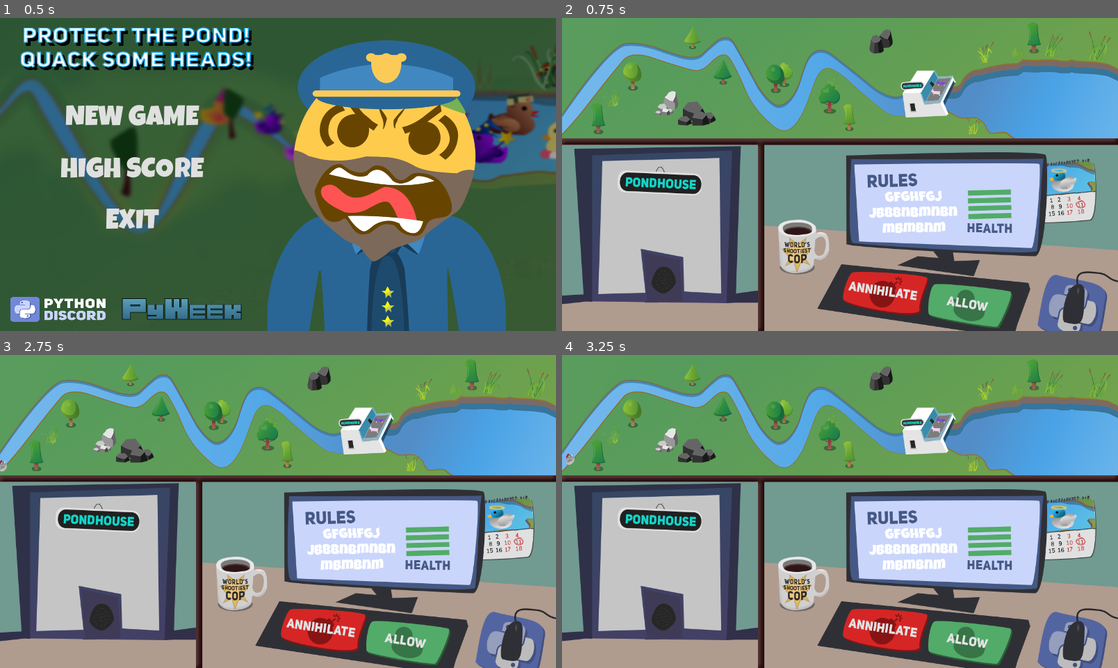
Above: before the commit, frames 1-4 (two rows, left to right).
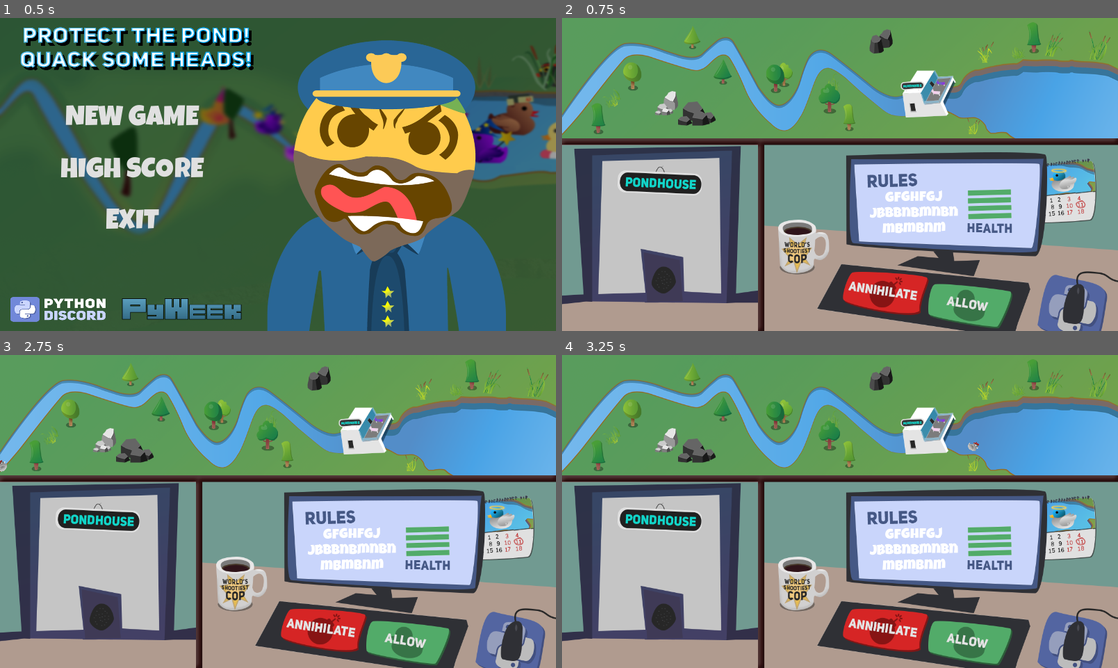
Above: after the commit, the same moments.

Repository: python-discord/protect-the-pond
Game: Godot game, scene res://Protect_The_Pond.tscn
Two runs of this game, one before a commit and one after it. Both use one fixed random seed, a clock stepped at 60 frames per second and the inputs below.
Inputs (mouse positions are in pixels of both pictures, inside the frame that each line leads up to):
- Up to frame 1 (0.5 s): no input
- Up to frame 2 (0.75 s): click "NEW GAME" at 0.5 s
- Up to frame 3 (2.75 s): click (405, 642) at 1.25 s; click (328, 630) at 2 s
- Up to frame 4 (3.25 s): click (967, 642) at 2.75 s

Frame 1 is identical in both runs. In frame 2, 0.1% of the frame differs, in the area x 55-72%, y 55-66%; in frame 3, 0.1%; in frame 4, 0.2%, in the area x 0-75%, y 27-66%.

Commit message:
Allow functional

Diff:
--- a/GameCanvas.gd
+++ b/GameCanvas.gd
@@ -1,16 +1,14 @@
 extends CanvasLayer
-
-
-# Declare member variables here. Examples:
-# var a = 2
-# var b = "text"
 
 
 # Called when the node enters the scene tree for the first time.
 func _ready():
-	pass # Replace with function body.
+	$Menu.hide()
+	$Exit.hide()
 
 
-# Called every frame. 'delta' is the elapsed time since the previous frame.
-#func _process(delta):
-#	pass
+func _on_Allow_pressed():
+	if $River.get_child_count():
+		var ducky = $River.get_child(0)
+		$River.remove_child(ducky)
+		$Pond.add_child(ducky)
--- a/GameCanvas.tscn
+++ b/GameCanvas.tscn
@@ -1,18 +1,25 @@
-[gd_scene load_steps=12 format=2]
+[gd_scene load_steps=15 format=2]
 
 [ext_resource path="res://assets/overworld/teller window/teller_window.png" type="Texture" id=1]
 [ext_resource path="res://assets/overworld/overworld_healthy_no_lilies.png" type="Texture" id=2]
 [ext_resource path="res://assets/overworld/pondhouse/pondhouse_cropped.png" type="Texture" id=3]
 [ext_resource path="res://assets/fonts/LuckiestGuy-Regular.ttf" type="DynamicFontData" id=4]
 [ext_resource path="res://assets/overworld/buttons/annihilate_button_depressed.png" type="Texture" id=5]
+[ext_resource path="res://assets/overworld/buttons/menu_button.png" type="Texture" id=6]
 [ext_resource path="res://assets/overworld/buttons/allow_button.png" type="Texture" id=7]
 [ext_resource path="res://assets/overworld/buttons/annihilate_button.png" type="Texture" id=8]
 [ext_resource path="res://assets/overworld/buttons/allow_button_depressed.png" type="Texture" id=9]
+[ext_resource path="res://assets/overworld/buttons/exit_button.png" type="Texture" id=10]
 [ext_resource path="res://GameCanvas.gd" type="Script" id=11]
 
 [sub_resource type="Curve2D" id=1]
 _data = {
 "points": PoolVector2Array( 0, 0, 0, 0, 3.15289, 247.194, 0, 0, 0, 0, 52.5419, 184.457, 0, 0, 0, 0, 52.5419, 184.457, 0 …(767 unchanged characters)…
+}
+
+[sub_resource type="Curve2D" id=3]
+_data = {
+"points": PoolVector2Array( 0, 0, 0, 0, 937.688, 196.627, 0, 0, 0, 0, 974.553, 218.627, 0, 0, 0, 0, 1032.82, 241.222, 0, 0, 0, 0, 1082.77, 247.168, 0, 0, 0, 0, 1113.1, 231.114, 0, 0, 0, 0, 1068.5, 202.573, 0, 0, 0, 0, 1008.45, 171.059, 0, 0, 0, 0, 1047.69, 137.166, 0, 0, 0, 0, 1119.64, 145.491, 0, 0, 0, 0, 1164.23, 181.761, 0, 0, 0, 0, 1155.31, 228.735, 0, 0, 0, 0, 1186.23, 218.032, 0, 0, 0, 0, 1196.34, 179.978, 0, 0, 0, 0, 1186.23, 141.328, 0, 0, 0, 0, 1157.1, 162.14, 0, 0, 0, 0, 1120.83, 181.761, 0, 0, 0, 0, 1110.72, 207.329, 0, 0, 0, 0, 1158.88, 244.789, 0, 0, 0, 0, 1210.61, 256.682, 0, 0, 0, 0, 1244.5, 247.762, 0, 0, 0, 0, 1256.99, 185.924, 0, 0, 0, 0, 1230.83, 153.221, 0, 0, 0, 0, 1205.26, 158.572, 0, 0, 0, 0, 1079.2, 174.032, 0, 0, 0, 0, 1007.26, 146.68, 0, 0, 0, 0, 937.688, 196.627 )
 }
 
 [sub_resource type="DynamicFont" id=2]
@@ -27,11 +34,14 @@
 anchor_bottom = 1.0
 texture = ExtResource( 2 )
 __meta__ = {
-"_edit_use_anchors_": false
+"_edit_use_anchors_": true
 }
 
 [node name="River" type="Path2D" parent="."]
 curve = SubResource( 1 )
+
+[node name="Pond" type="Path2D" parent="."]
+curve = SubResource( 3 )
 
 [node name="Pondhouse" type="TextureRect" parent="."]
 margin_left = 771.943
@@ -44,24 +54,22 @@
 }
 
 [node name="TellerWindow" type="TextureRect" parent="."]
-anchor_top = 1.0
+anchor_top = 0.405556
+anchor_right = 0.352344
 anchor_bottom = 1.0
-margin_top = -428.0
-margin_right = 451.0
 texture = ExtResource( 1 )
 __meta__ = {
-"_edit_use_anchors_": false
+"_edit_use_anchors_": true
 }
 
 [node name="Label" type="Label" parent="."]
-anchor_left = 0.545969
-anchor_top = 0.553889
-anchor_right = 0.717438
-anchor_bottom = 0.707889
-margin_left = 0.159973
-margin_top = 0.200012
-margin_right = -0.320068
-margin_bottom = 0.319977
+anchor_left = 0.547094
+anchor_top = 0.554167
+anchor_right = 0.719675
+anchor_bottom = 0.703001
+margin_left = 6.10352e-05
+margin_right = -1.90387
+margin_bottom = 3.83899
 rect_rotation = -1.0
 custom_fonts/font = SubResource( 2 )
 text = "gfghfgj
@@ -72,24 +80,49 @@
 "_edit_use_anchors_": true
 }
 
+[node name="Menu" type="TextureButton" parent="."]
+anchor_left = 0.652181
+anchor_top = 0.842372
+anchor_right = 0.8139
+anchor_bottom = 0.99515
+margin_right = -0.00195313
+texture_normal = ExtResource( 6 )
+__meta__ = {
+"_edit_use_anchors_": true
+}
+
 [node name="Allow" type="TextureButton" parent="."]
-margin_left = 834.792
-margin_top = 606.508
-margin_right = 1041.79
-margin_bottom = 716.508
+anchor_left = 0.652181
+anchor_top = 0.842372
+anchor_right = 0.8139
+anchor_bottom = 0.99515
+margin_right = -0.00195313
 texture_normal = ExtResource( 7 )
 texture_pressed = ExtResource( 9 )
 __meta__ = {
-"_edit_use_anchors_": false
+"_edit_use_anchors_": true
+}
+
+[node name="Exit" type="TextureButton" parent="."]
+anchor_left = 0.502351
+anchor_top = 0.798671
+anchor_right = 0.667976
+anchor_bottom = 0.957004
+margin_right = -6.10352e-05
+texture_normal = ExtResource( 10 )
+__meta__ = {
+"_edit_use_anchors_": true
 }
 
 [node name="Deny" type="TextureButton" parent="."]
-margin_left = 643.009
-margin_top = 575.043
-margin_right = 855.009
-margin_bottom = 689.043
+anchor_left = 0.502351
+anchor_top = 0.798671
+anchor_right = 0.667976
+anchor_bottom = 0.957004
+margin_right = -6.10352e-05
 texture_normal = ExtResource( 8 )
 texture_pressed = ExtResource( 5 )
 __meta__ = {
-"_edit_use_anchors_": false
+"_edit_use_anchors_": true
 }
+[connection signal="pressed" from="Allow" to="." method="_on_Allow_pressed"]
